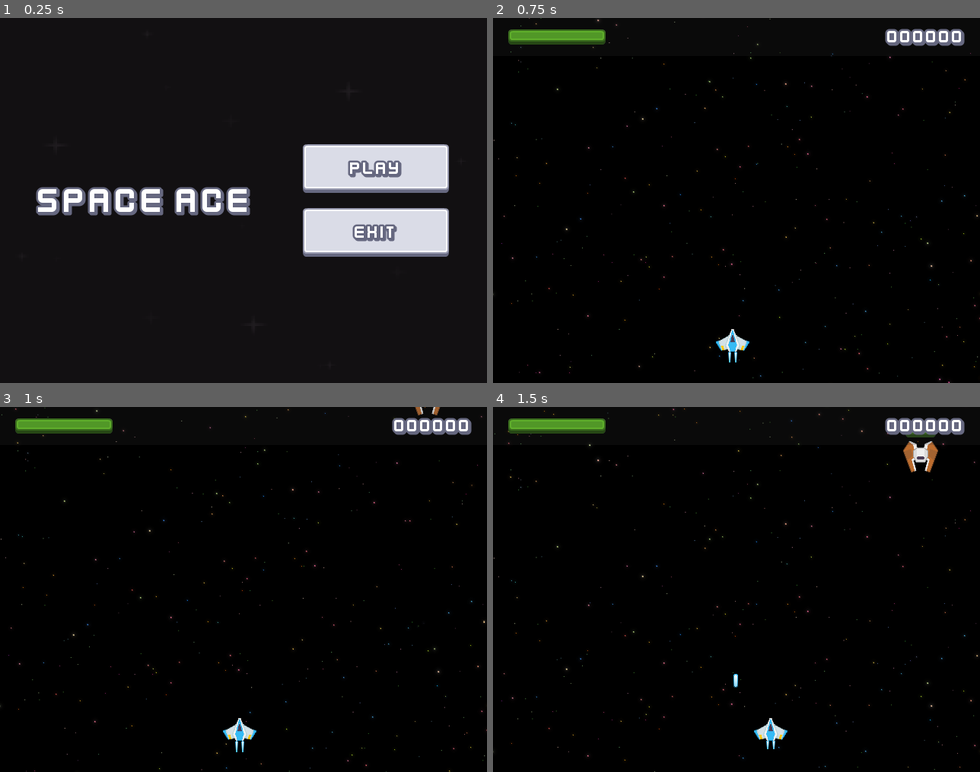
Above: before the commit, frames 1-4 (two rows, left to right).
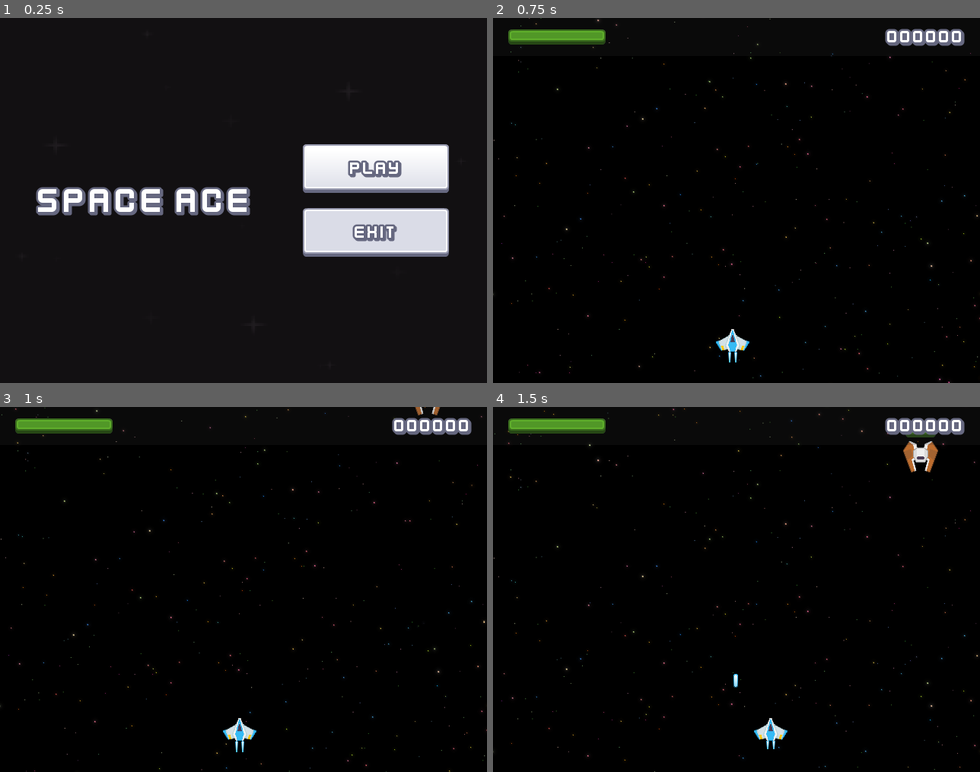
Above: after the commit, the same moments.

Repository: Edwin-Aguirre/Space-Ace
Game: Godot game, scene res://scenes/main/main.tscn
Same seed, same stepped clock (60 frames per second), same inputs: the game is played once before the commit and once after it.
Inputs:
- Up to frame 1 (0.25 s): no input
- Up to frame 2 (0.75 s): click "Play" at 0.5 s
- Up to frame 3 (1 s): no input
- Up to frame 4 (1.5 s): hold Right (right) from 1.28 s (still down); hold Space (shoot) from 1.28 s (still down)

The runs differ from the first frame. In frame 1, 1.3% of the frame differs, in the area x 62-93%, y 34-48%; in frame 2, nothing differs; in frame 3, nothing differs; in frame 4, nothing differs.

Commit message:
Project Completed

Diff:
--- a/project.godot
+++ b/project.godot
@@ -32,6 +32,14 @@
 
 [input]
 
+ui_accept={
+"deadzone": 0.5,
+"events": [Object(InputEventKey,"resource_local_to_scene":false,"resource_name":"","device":0,"window_id":0,"alt_pressed":false,"shift_pressed":false,"ctrl_pressed":false,"meta_pressed":false,"pressed":false,"keycode":4194309,"physical_keycode":0,"key_label":0,"unicode":0,"location":0,"echo":false,"script":null)
+, Object(InputEventKey,"resource_local_to_scene":false,"resource_name":"","device":0,"window_id":0,"alt_pressed":false,"shift_pressed":false,"ctrl_pressed":false,"meta_pressed":false,"pressed":false,"keycode":4194310,"physical_keycode":0,"key_label":0,"unicode":0,"location":0,"echo":false,"script":null)
+, Object(InputEventKey,"resource_local_to_scene":false,"resource_name":"","device":0,"window_id":0,"alt_pressed":false,"shift_pressed":false,"ctrl_pressed":false,"meta_pressed":false,"pressed":false,"keycode":32,"physical_keycode":0,"key_label":0,"unicode":32,"location":0,"echo":false,"script":null)
+, Object(InputEventJoypadButton,"resource_local_to_scene":false,"resource_name":"","device":-1,"button_index":0,"pressure":0.0,"pressed":true,"script":null)
+]
+}
 up={
 "deadzone": 0.2,
 "events": [Object(InputEventKey,"resource_local_to_scene":false,"resource_name":"","device":-1,"window_id":0,"alt_press …(195 unchanged characters)…
@@ -67,7 +75,7 @@
 shoot={
 "deadzone": 0.2,
 "events": [Object(InputEventKey,"resource_local_to_scene":false,"resource_name":"","device":-1,"window_id":0,"alt_press …(191 unchanged characters)…
-, Object(InputEventJoypadButton,"resource_local_to_scene":false,"resource_name":"","device":-1,"button_index":0,"pressure":0.0,"pressed":true,"script":null)
+, Object(InputEventJoypadMotion,"resource_local_to_scene":false,"resource_name":"","device":-1,"axis":5,"axis_value":1.0,"script":null)
 ]
 }
 exit={
@@ -84,7 +92,7 @@
 pause={
 "deadzone": 0.2,
 "events": [Object(InputEventKey,"resource_local_to_scene":false,"resource_name":"","device":-1,"window_id":0,"alt_press …(192 unchanged characters)…
-, Object(InputEventJoypadButton,"resource_local_to_scene":false,"resource_name":"","device":-1,"button_index":6,"pressure":0.0,"pressed":false,"script":null)
+, Object(InputEventJoypadButton,"resource_local_to_scene":false,"resource_name":"","device":-1,"button_index":6,"pressure":0.0,"pressed":true,"script":null)
 ]
 }
 
--- a/scenes/main/main.gd
+++ b/scenes/main/main.gd
@@ -1,4 +1,11 @@
 extends Control
+
+
+@onready var play_button: UIButton = $MC/VB/PlayButton
+
+
+func _ready():
+	play_button.grab_focus()
 
 
 func _on_play_button_pressed() -> void:
--- a/scenes/main/main.tscn
+++ b/scenes/main/main.tscn
@@ -51,10 +51,14 @@
 
 [node name="PlayButton" parent="MC/VB" instance=ExtResource("3_l3cfh")]
 layout_mode = 2
+focus_neighbor_top = NodePath(".")
+focus_neighbor_bottom = NodePath("../ExitButton")
 text = "Play"
 
 [node name="ExitButton" parent="MC/VB" instance=ExtResource("3_l3cfh")]
 layout_mode = 2
+focus_neighbor_top = NodePath("../PlayButton")
+focus_neighbor_bottom = NodePath(".")
 text = "Exit"
 
 [node name="Music" type="AudioStreamPlayer" parent="."]
--- a/scenes/ui_button/ui_button.tscn
+++ b/scenes/ui_button/ui_button.tscn
@@ -12,6 +12,7 @@
 texture_normal = ExtResource("1_dxprj")
 texture_pressed = ExtResource("3_1of2a")
 texture_hover = ExtResource("2_o54dh")
+texture_focused = ExtResource("2_o54dh")
 script = ExtResource("4_o54dh")
 
 [node name="ButtonLabelText" type="Label" parent="."]
